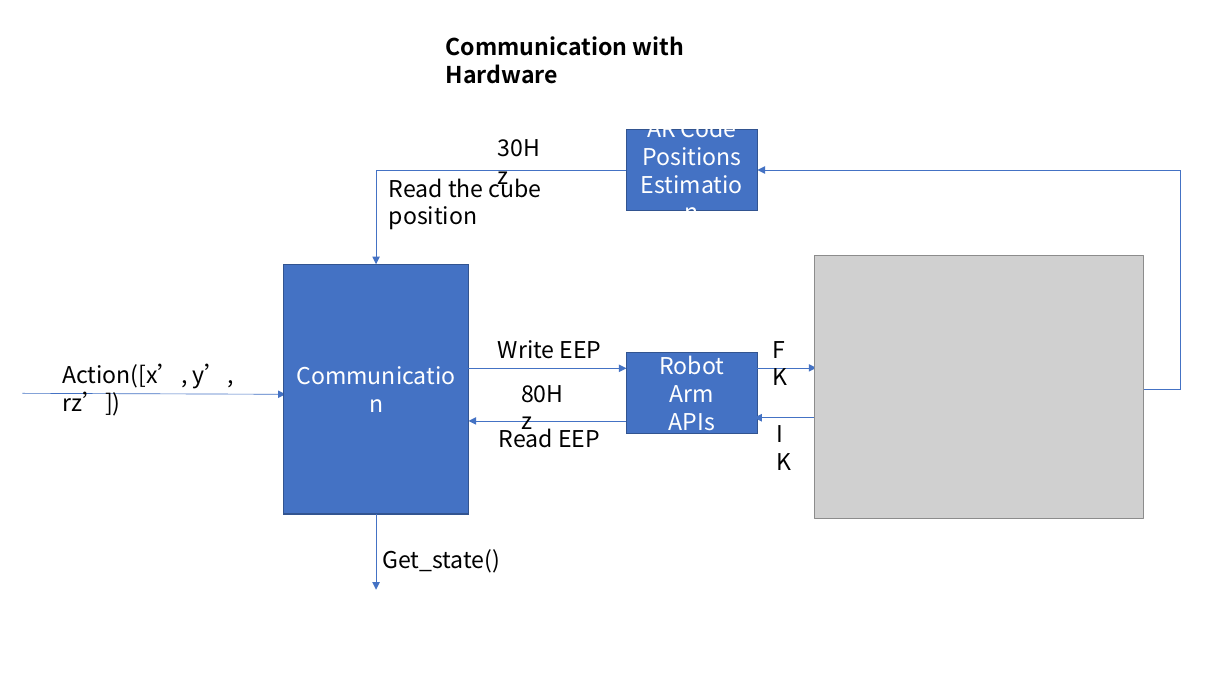
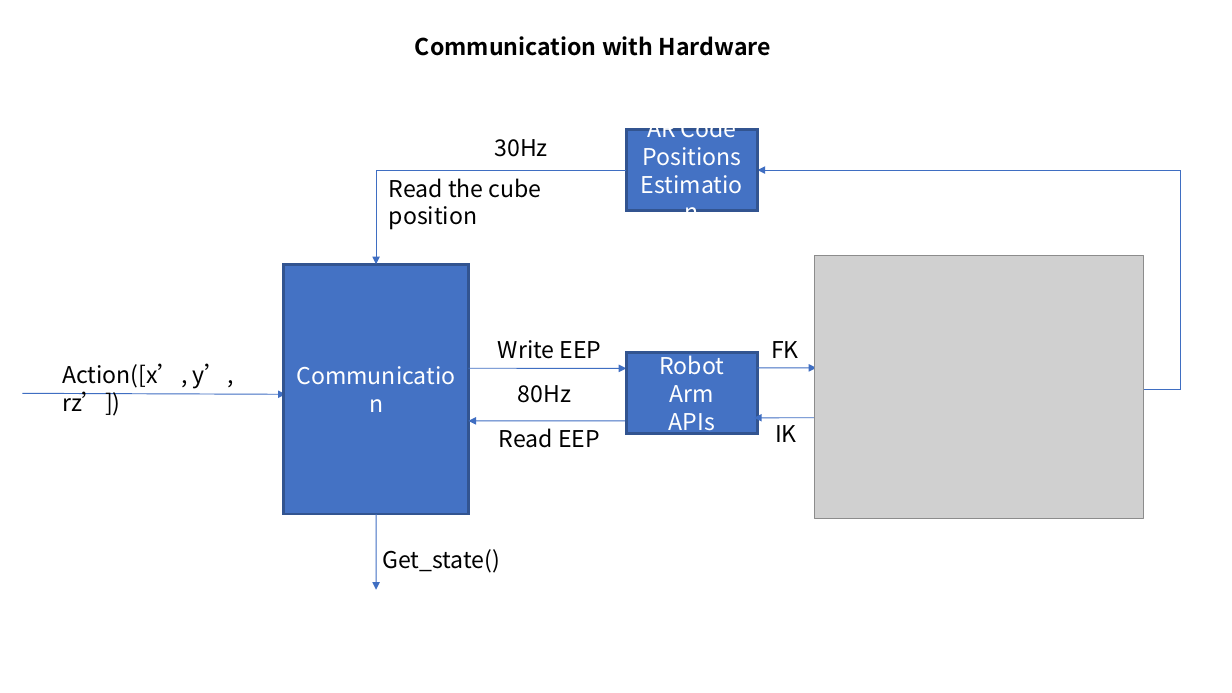
Before and after one commit to ttopeor/RLproject, a slide deck: slide 2 of reference/FinalPresentationPPT.pptx. Drawn at 1232x693 pixels with LibreOffice and Linux fonts; fonts in the diff are those of the drawing; grey boxes stand for pictures. Boxes give left, top, right and bottom in pixels: in the first picture for what was removed or moved away, otherwise in the second. Text is boxed around its words. In the diff, an @@ line names an element or a change of style, - is before the commit and + after.

```diff
--- a/reference/FinalPresentationPPT.pptx
+++ b/reference/FinalPresentationPPT.pptx
@@ text "Communication with Hardware" rewrapped from [446, 36, 684, 84] to [415, 36, 771, 56] @@
@@ text "30Hz" rewrapped from [489, 129, 559, 166] to [494, 139, 547, 157] @@
@@ rectangle "AR Code" at [627, 129, 758, 211]: outline #325491 1 pt to #325491 2 pt @@
@@ elbow arrow (627, 170) - (376, 264): stroke #4472C4 0.5 pt to #3F6FC3 0.75 pt @@
@@ text "Read the cube position" rewrapped from [389, 173, 542, 230] to [389, 178, 542, 230] @@
@@ elbow arrow (1144, 389) - (758, 170): stroke #4472C4 0.5 pt to #3F6FC3 0.75 pt @@
@@ text "FK" rewrapped from [764, 331, 807, 368] to [771, 341, 799, 358] @@
@@ arrow removed from (469, 369) to (627, 369) @@
@@ freeform shape added at [469, 369, 627, 369], outline #3F6FC3 0.75 pt @@
@@ text "80Hz" rewrapped from [512, 374, 582, 411] to [518, 385, 571, 403] @@
@@ arrow removed from (758, 368) to (817, 368) @@
@@ freeform shape added at [758, 368, 817, 368], outline #3F6FC3 0.75 pt @@
@@ arrow removed from (22, 394) to (286, 395) @@
@@ freeform shape added at [22, 394, 286, 395], outline #3F6FC3 0.75 pt @@
@@ arrow removed from (817, 418) to (754, 418) @@
@@ freeform shape added at [754, 418, 816, 418], outline #3F6FC3 0.75 pt @@
@@ text "IK" rewrapped from [767, 415, 805, 452] to [775, 425, 797, 442] @@
@@ arrow removed from (627, 421) to (469, 421) @@
@@ freeform shape added at [469, 421, 627, 421], outline #3F6FC3 0.75 pt @@
@@ text "Read EEP" rewrapped from [499, 423, 600, 448] to [499, 428, 600, 448] @@
@@ arrow removed from (376, 514) to (376, 590) @@
@@ freeform shape added at [376, 514, 376, 590], outline #3F6FC3 0.75 pt @@
```
Also in this commit, not shown: 4 other slides changed, 5 slides added, 1 other file.
